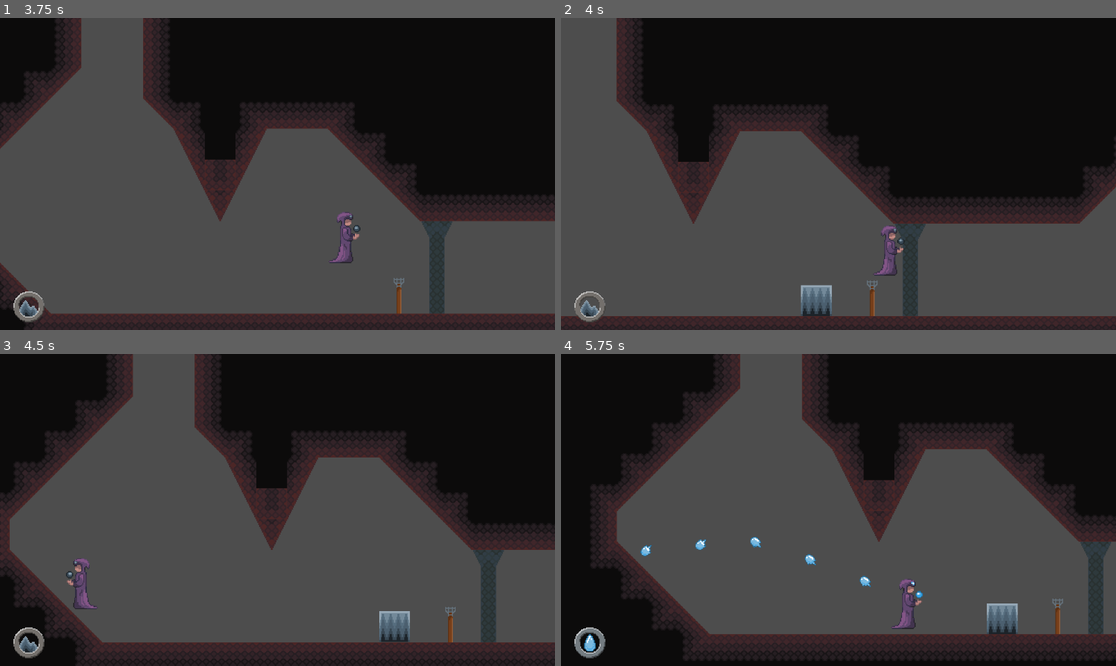
Above: before the commit, frames 1-4 (two rows, left to right).
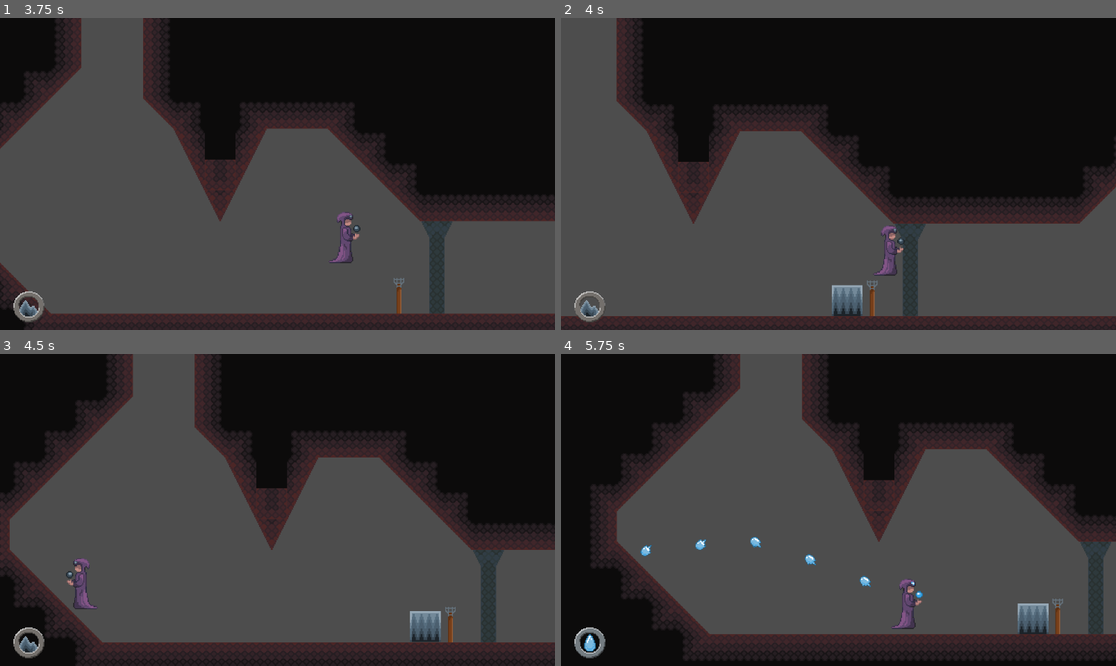
Above: after the commit, the same moments.

Repository: hanseei/superwizquest
Game: Godot game, scene res://Assets/Nodes/Scenes/intro_stage.tscn
Same seed, same stepped clock (60 frames per second), same inputs: the game is played once before the commit and once after it. This scene is started directly instead of the project's main scene.
Inputs:
- Up to frame 1 (3.75 s): hold Q (Q) 0.53-1.28 s; hold D (move_right) 0.53-2.03 s; tap W (move_up) at 0.77, 1.52, 3.02 s; tap R (R) at 0.8, 1.35, 3.05 s; tap Space (space) at 1.55 s; hold A (move_left) 2.03-2.78 s; hold Space (space) 2.03-2.78 s; tap Q (Q) at 2.3 s; hold D (move_right) from 2.78 s (still down); tap E (E) at 2.85 s; hold Q (Q) from 3.53 s (still down)
- Up to frame 2 (4 s): keep holding D (move_right); keep holding Q (Q); tap W (move_up) at 3.77 s; tap Space (space) at 3.8 s
- Up to frame 3 (4.5 s): release D (move_right) at 4.28 s; release Q (Q) at 4.28 s; hold A (move_left) from 4.28 s (still down); tap R (R) at 4.35 s
- Up to frame 4 (5.75 s): tap W (move_up) at 4.52 s; tap Q (Q) at 4.55 s; release A (move_left) at 5.03 s; hold D (move_right) from 5.03 s (still down); hold Space (space) from 5.03 s (still down); tap R (R) at 5.3 s

Frame 1 is identical in both runs. In frame 2, 0.9% of the frame differs, in the area x 43-55%, y 85-96%; in frame 3, 0.9%; in frame 4, 0.9%.

Commit message:
Fixed dirt block: Better positioning and can't push you into ceiling

Diff:
--- a/Assets/Nodes/Actors/Player/Scripts/player.gd
+++ b/Assets/Nodes/Actors/Player/Scripts/player.gd
@@ -145,11 +145,27 @@
 
 		if (!result.is_empty()):
 			spawn_pos = result.get("position")
-			spawn_pos.x = spawn_pos.x - (int(spawn_pos.x) % 32) - worldTileOffset
-			var block = earth.instantiate()
-			block.position = spawn_pos
-			get_tree().current_scene.add_child(block)
-			active_earth = block
+			var modifier: int = int(spawn_pos.x) % 32
+			if (modifier >= 16):
+				modifier -= 32
+			spawn_pos.x = spawn_pos.x - modifier - worldTileOffset
+			ray_goal = spawn_pos - Vector2(0,64)
+			if (offset.x == 0):
+				var spaceQuery = PhysicsRayQueryParameters2D.create(spawn_pos, ray_goal, 1)
+				var spaceResult = space_state.intersect_ray(spaceQuery)
+				if(spaceResult.is_empty()):
+					var block = earth.instantiate()
+					block.position = spawn_pos
+					get_tree().current_scene.add_child(block)
+					active_earth = block
+			else:
+				var block = earth.instantiate()
+				block.position = spawn_pos
+				get_tree().current_scene.add_child(block)
+				active_earth = block
+
+
+
 
 
 func cast_wind():
--- a/Assets/Nodes/Scenes/TestStage.tscn
+++ b/Assets/Nodes/Scenes/TestStage.tscn
@@ -6,7 +6,7 @@
 [ext_resource type="PackedScene" uid="uid://cwbjkioh2y6bw" path="res://Assets/Nodes/Actors/Interactables/torch.tscn" id="4_vwov1"]
 [ext_resource type="PackedScene" uid="uid://c2sylo50eqnp0" path="res://Assets/Nodes/Actors/Interactables/toggletest.tscn" id="5_57x3k"]
 [ext_resource type="PackedScene" uid="uid://blc2megwvlwmr" path="res://Assets/Nodes/Actors/Interactables/bucket.tscn" id="6_l42a0"]
-[ext_resource type="PackedScene" uid="uid://cbdaebxn04oax" path="res://Assets/Nodes/Actors/Interactables/stone.tscn" id="7_5tspq"]
+[ext_resource type="PackedScene" uid="uid://cbdaebxn04oax" path="res://Assets/Nodes/Actors/Interactables/Stone.tscn" id="7_5tspq"]
 [ext_resource type="PackedScene" uid="uid://b22d3disdyijl" path="res://Assets/Nodes/Actors/Interactables/door.tscn" id="8_hgiis"]
 [ext_resource type="PackedScene" uid="uid://bvc5bj0go1alw" path="res://Assets/Nodes/Actors/Interactables/movingPlatform.tscn" id="8_nj415"]
 [ext_resource type="PackedScene" uid="uid://bovilvnyemh8r" path="res://Assets/Nodes/Actors/Interactables/stone_bucket.tscn" id="10_qe2em"]
--- a/Assets/Nodes/Scenes/intro_stage.tscn
+++ b/Assets/Nodes/Scenes/intro_stage.tscn
@@ -6,13 +6,13 @@
 [ext_resource type="PackedScene" uid="uid://cwbjkioh2y6bw" path="res://Assets/Nodes/Actors/Interactables/torch.tscn" id="4_fnggt"]
 [ext_resource type="PackedScene" uid="uid://b22d3disdyijl" path="res://Assets/Nodes/Actors/Interactables/door.tscn" id="5_qj1rm"]
 [ext_resource type="PackedScene" uid="uid://blc2megwvlwmr" path="res://Assets/Nodes/Actors/Interactables/bucket.tscn" id="6_i6xnk"]
-[ext_resource type="PackedScene" uid="uid://cbdaebxn04oax" path="res://Assets/Nodes/Actors/Interactables/stone.tscn" id="7_tq22p"]
+[ext_resource type="PackedScene" uid="uid://cbdaebxn04oax" path="res://Assets/Nodes/Actors/Interactables/Stone.tscn" id="7_tq22p"]
 [ext_resource type="PackedScene" uid="uid://bovilvnyemh8r" path="res://Assets/Nodes/Actors/Interactables/stone_bucket.tscn" id="8_qcrf4"]
 [ext_resource type="Script" uid="uid://c41eesjcycbuj" path="res://Assets/Nodes/Actors/Interactables/Scripts/platformPlant.gd" id="9_qcrf4"]
 [ext_resource type="TileSet" uid="uid://detiiabfx6qhj" path="res://Assets/TilesetResources/plantTileset.tres" id="10_1ido8"]
 [ext_resource type="Script" uid="uid://bueopdgtn8tye" path="res://Assets/Nodes/Actors/Interactables/Scripts/dialogue_trigger.gd" id="11_1ido8"]
-[ext_resource type="PackedScene" uid="uid://usmshy1aiq1" path="res://Assets/Nodes/Actors/Interactables/portal.tscn" id="12_7rwy1"]
-[ext_resource type="PackedScene" uid="uid://c6w6sml6708vq" path="res://Assets/Nodes/Actors/Interactables/respawn.tscn" id="13_vil1j"]
+[ext_resource type="PackedScene" path="res://Assets/Nodes/Actors/Interactables/portal.tscn" id="12_7rwy1"]
+[ext_resource type="PackedScene" path="res://Assets/Nodes/Actors/Interactables/respawn.tscn" id="13_vil1j"]
 
 [sub_resource type="RectangleShape2D" id="RectangleShape2D_ktxyu"]
 size = Vector2(6322.5, 46.5)
Not shown: 1 places in Assets/Nodes/Scenes/menu.tscn that only renumber resources
